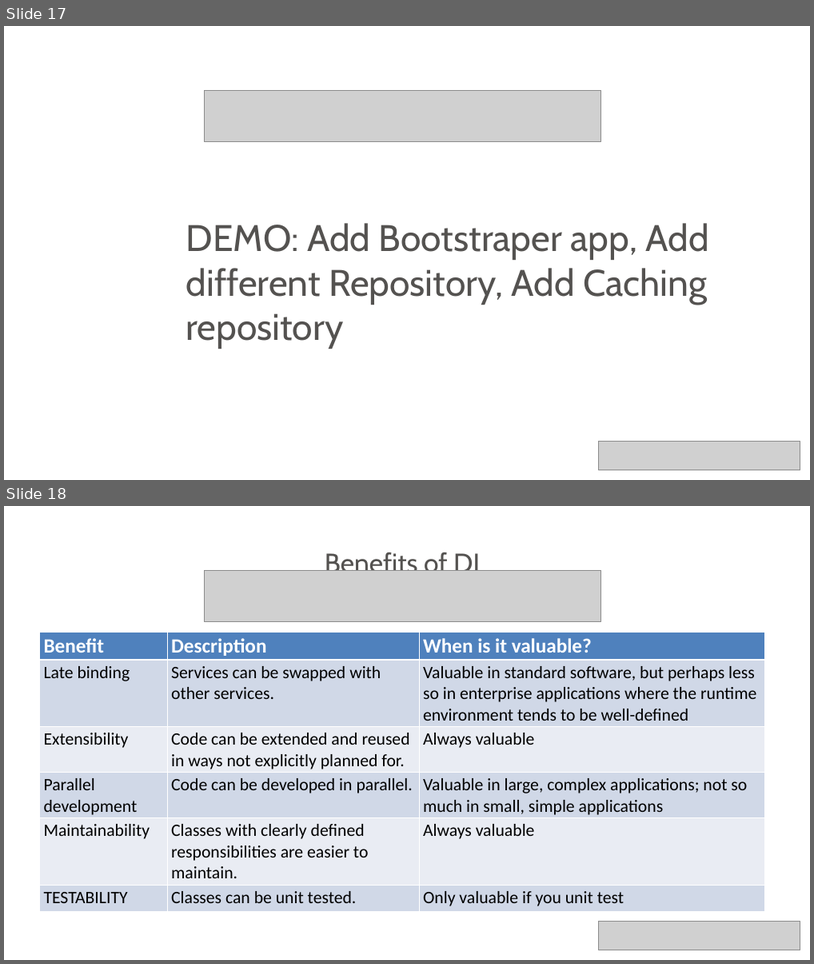
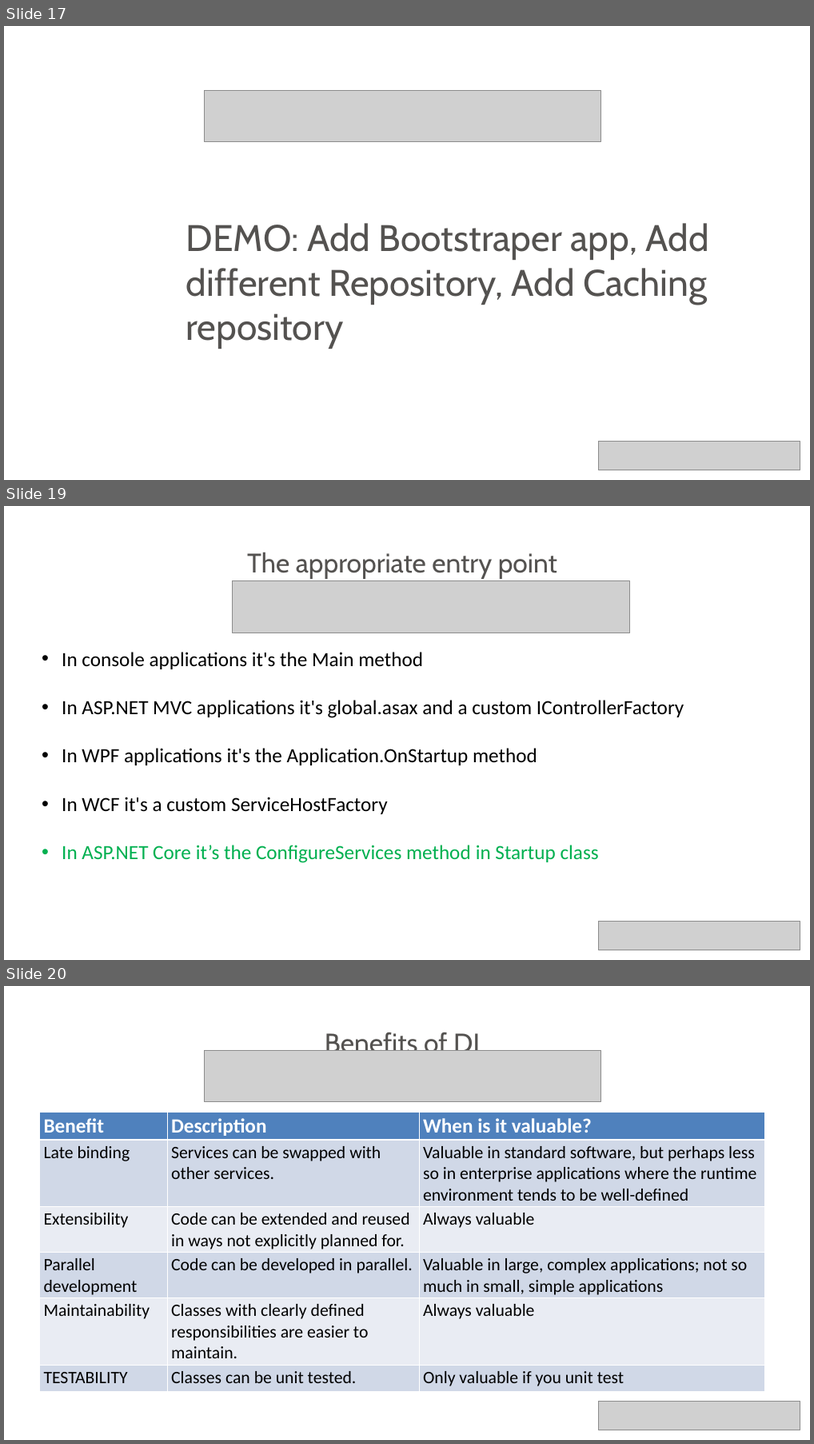
Before and after one commit to neman/DI-Course, a slide deck: DI Course.pptx. Shown one above the other, each under a label of ours: slides 17 and 18 before the commit, slides 17, 19 and 20 after it; the slides between them are not shown. The pictures are 814x964 and 814x1444 pixels, drawn with LibreOffice and Linux fonts; fonts in the diff are those of the drawing; grey boxes stand for pictures; background and template pictures are left out. Boxes give left, top, right and bottom in pixels: in the first picture for what was removed or moved away, otherwise in the second. Text is boxed around its words. In the diff, an @@ line names an element or a change of style, - is before the commit and + after.

```diff
--- a/DI Course.pptx
+++ b/DI Course.pptx
@@ slide 19 added at (x1=4, y1=506, x2=810, y2=960), background picture (left out) @@
@@ text added at (x1=247, y1=552, x2=558, y2=579), 48 pt, text #545250 @@
+The appropriate entry point
@@ picture added at (x1=233, y1=580, x2=630, y2=632) @@
@@ text added at (x1=62, y1=652, x2=684, y2=863), 36 pt, text #000000 @@
+• In console applications it's the Main method
+• In ASP.NET MVC applications it's global.asax and a custom IControllerFactory
+• In WPF applications it's the Application.OnStartup method
+• In WCF it's a custom ServiceHostFactory
+• In ASP.NET Core it’s the ConfigureServices method in Startup class
@@ picture added at (x1=598, y1=921, x2=800, y2=949) @@
@@ what was slide 18 is now slide 20 @@
```
Also in this commit, not shown: 1 slide changed, 2 other slides added, 1 other file.
